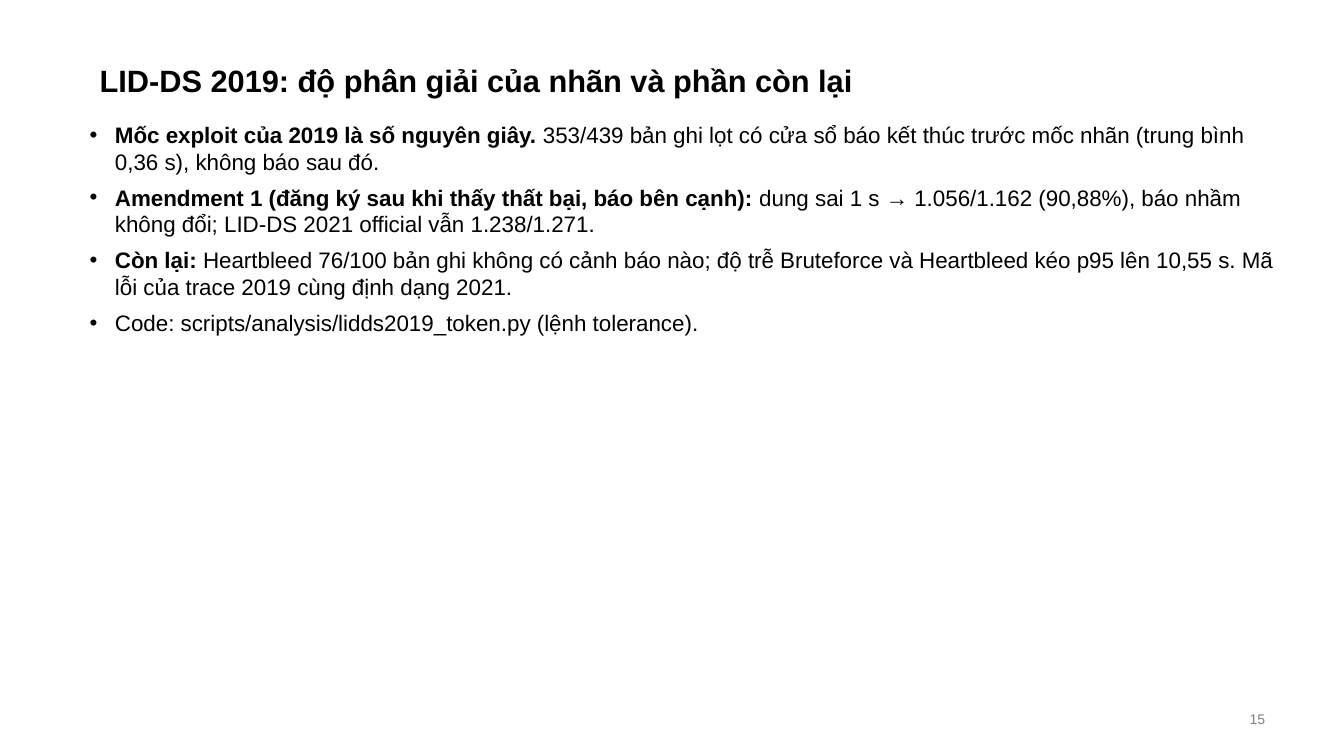
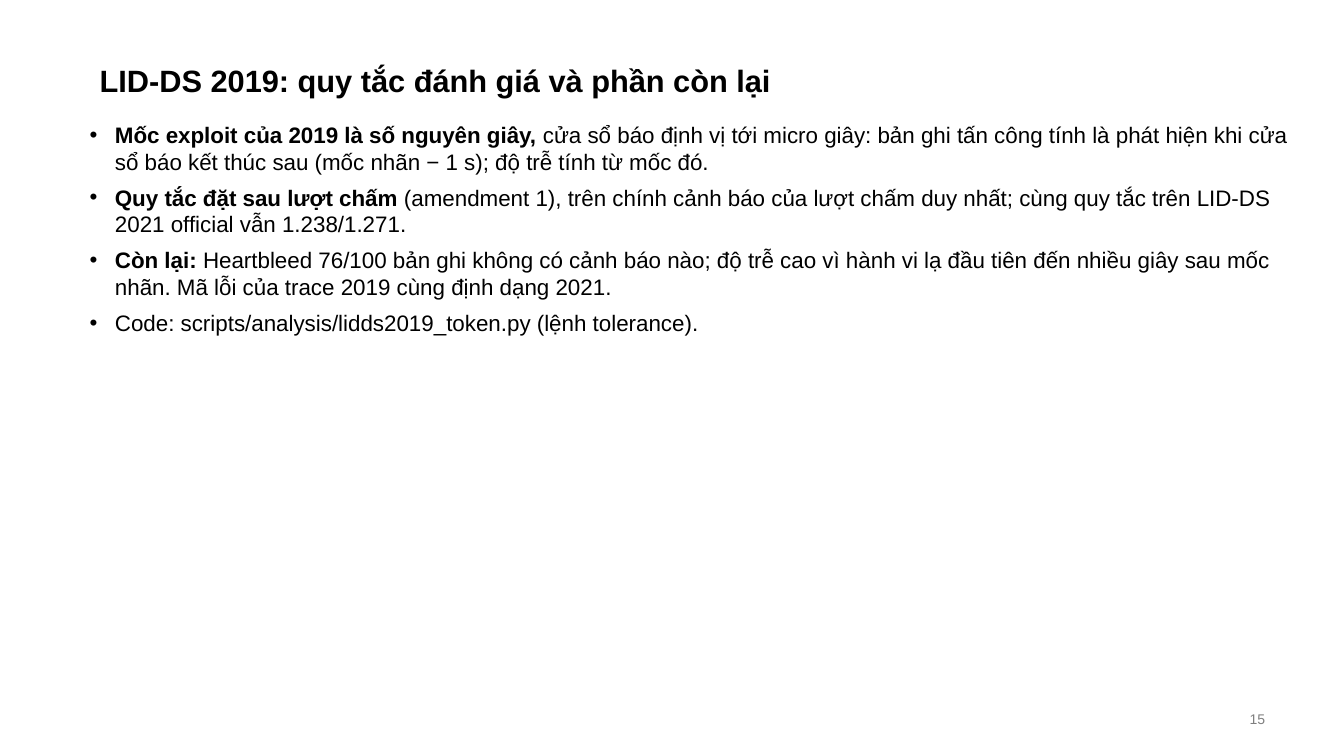
Before and after one commit to tndat-dev/eBPF-project, a slide deck: slide 15 of docs/Slide-runtime_security(20_11).pptx. Drawn at 1344x756 pixels with LibreOffice and Linux fonts; fonts in the diff are those of the drawing. Boxes give left, top, right and bottom in pixels: in the first picture for what was removed or moved away, otherwise in the second. Text is boxed around its words. In the diff, an @@ line names an element or a change of style, - is before the commit and + after.

Commit message:
LID-DS 2019 reported with the 1 s label tolerance only (1,056/1,162, 90.88 %, 34/7,706, p95 10.55 s), with the rule stated as set after the scoring and LID-DS 2021 official unchanged; paper: every v6 and LID-DS 2019 pending filled; thesis, report, slides, audit 134/134

```diff
--- a/docs/Slide-runtime_security(20_11).pptx
+++ b/docs/Slide-runtime_security(20_11).pptx
@@ title at (100, 67, 770, 97): text changed @@
-LID-DS 2019: độ phân giải của nhãn và phần còn lại
+LID-DS 2019: quy tắc đánh giá và phần còn lại
@@ text at (115, 125, 1288, 300): text changed @@
-• Mốc exploit của 2019 là số nguyên giây. 353/439 bản ghi lọt có cửa sổ báo kết thúc trước mốc nhãn (trung bình 0,36 s), không báo sau đó.
-• Amendment 1 (đăng ký sau khi thấy thất bại, báo bên cạnh): dung sai 1 s → 1.056/1.162 (90,88%), báo nhầm không đổi; LID-DS 2021 official vẫn 1.238/1.271.
-• Còn lại: Heartbleed 76/100 bản ghi không có cảnh báo nào; độ trễ Bruteforce và Heartbleed kéo p95 lên 10,55 s. Mã lỗi của trace 2019 cùng định dạng 2021.
+• Mốc exploit của 2019 là số nguyên giây, cửa sổ báo định vị tới micro giây: bản ghi tấn công tính là phát hiện khi cửa sổ báo kết thúc sau (mốc nhãn − 1 s); độ trễ tính từ mốc đó.
+• Quy tắc đặt sau lượt chấm (amendment 1), trên chính cảnh báo của lượt chấm duy nhất; cùng quy tắc trên LID-DS 2021 official vẫn 1.238/1.271.
+• Còn lại: Heartbleed 76/100 bản ghi không có cảnh báo nào; độ trễ cao vì hành vi lạ đầu tiên đến nhiều giây sau mốc nhãn. Mã lỗi của trace 2019 cùng định dạng 2021.
```
Also in this commit, not shown: 5 other slides changed, 13 other files.
